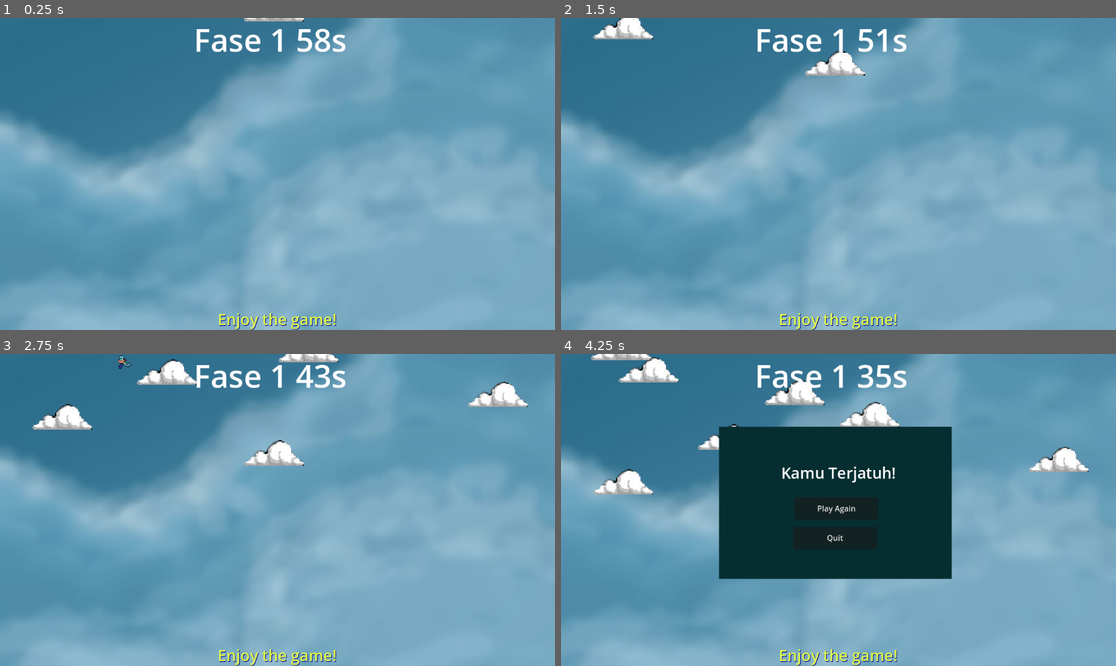
Above: before the commit, frames 1-4 (two rows, left to right).
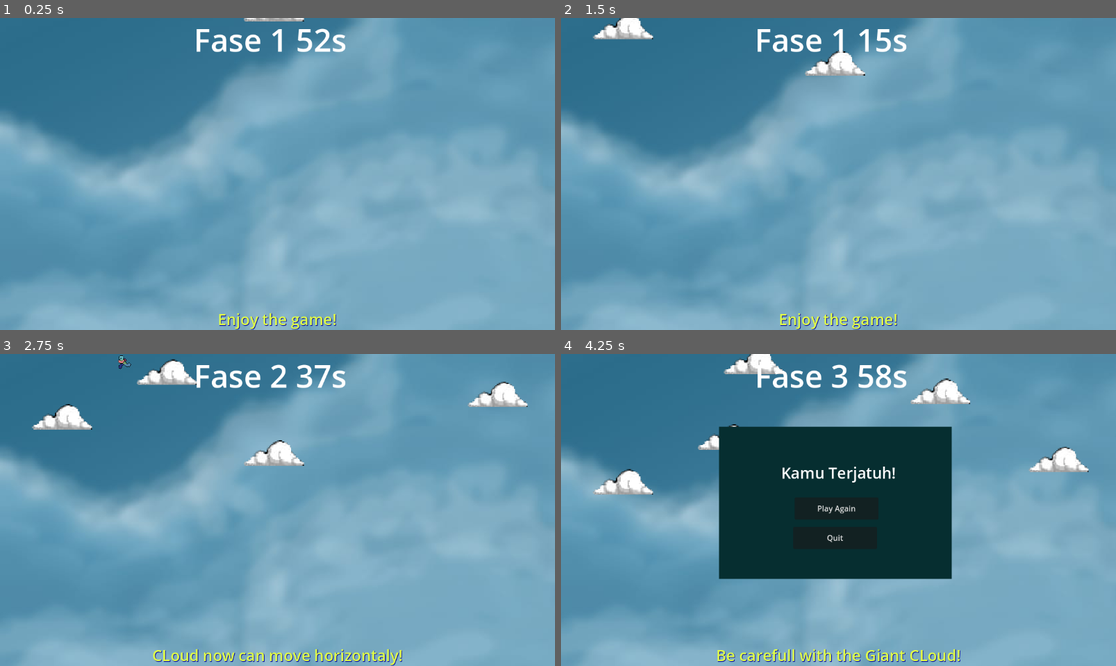
Above: after the commit, the same moments.

Repository: Arturoo-mp4/cloud_sky
Game: Godot game, scene res://scene/main.tscn
The game is run twice, just before and just after one commit, with the same random seed, the same clock (stepped at 60 frames per second) and the same inputs.
Inputs (mouse positions are in pixels of both pictures, inside the frame that each line leads up to):
- Up to frame 1 (0.25 s): no input
- Up to frame 2 (1.5 s): tap Enter (ui_accept) at 0.5, 0.77 s; move the mouse to (960, 158) at 0.52 s; press the mouse at (960, 158) at 0.53 s; move the mouse to (727, 189) at 1.27 s; release the mouse at (727, 189) at 1.28 s; tap D (maju_kanann) at 1.35 s
- Up to frame 3 (2.75 s): tap Enter (ui_accept) at 1.52 s; move the mouse to (333, 441) at 2.02 s; hold A (maju_kiri) from 2.03 s (still down)
- Up to frame 4 (4.25 s): move the mouse to (810, 572) at 2.77 s; release A (maju_kiri) at 2.78 s; click (810, 572) at 2.85 s; tap Enter (ui_accept) at 3.02, 3.77 s; move the mouse to (1005, 556) at 3.52 s; hold D (maju_kanann) from 3.53 s (still down)

The runs differ from the first frame. In frame 1, 0.1% of the frame differs, in the area x 56-60%, y 3-11%; in frame 2, 0.2%; in frame 3, 1.6%; in frame 4, 4.0%, in the area x 5-74%, y 0-100%.

Commit message:
add transition

Diff:
--- a/project.godot
+++ b/project.godot
@@ -19,6 +19,7 @@
 
 PhaseManager="*res://script/PhaseManager.gd"
 boss_mati="*res://boss_mati.gd"
+Transition="*res://scene/transition.tscn"
 
 [input]
 
--- a/scene/portal.tscn
+++ b/scene/portal.tscn
@@ -74,4 +74,12 @@
 position = Vector2(-271, 375)
 shape = SubResource("RectangleShape2D_d314w")
 
+[node name="CollisionShape2D2" type="CollisionShape2D" parent="Platform"]
+position = Vector2(602, 662)
+shape = SubResource("RectangleShape2D_d314w")
+
+[node name="CollisionShape2D3" type="CollisionShape2D" parent="Platform"]
+position = Vector2(-1532, 659)
+shape = SubResource("RectangleShape2D_d314w")
+
 [connection signal="body_entered" from="Area2D" to="." method="_on_area_2d_body_entered"]
--- /dev/null
+++ b/scene/transition.gd
@@ -0,0 +1,32 @@
+extends CanvasLayer
+
+@onready var fade_rect: ColorRect = $FadeRect
+
+func _ready() -> void:
+	layer = 99
+	fade_rect.color = Color(0, 0, 0, 0)
+	fade_rect.mouse_filter = Control.MOUSE_FILTER_IGNORE
+
+func ganti_scene(path: String, durasi_hold: float = 1.0) -> void:
+	fade_rect.mouse_filter = Control.MOUSE_FILTER_STOP
+
+	# FADE IN -> layar jadi gelap
+	var tween_in = create_tween()
+	tween_in.tween_property(fade_rect, "color:a", 1.0, 0.5)
+	await tween_in.finished
+
+	# HOLD -> diem beberapa detik gelap total
+	await get_tree().create_timer(durasi_hold).timeout
+
+	# GANTI SCENE pas layar masih gelap
+	get_tree().change_scene_to_file(path)
+
+	# tunggu 1 frame biar scene baru beneran kelar dimuat
+	await get_tree().process_frame
+
+	# FADE OUT -> nampilin scene baru
+	var tween_out = create_tween()
+	tween_out.tween_property(fade_rect, "color:a", 0.0, 0.5)
+	await tween_out.finished
+
+	fade_rect.mouse_filter = Control.MOUSE_FILTER_IGNORE
--- /dev/null
+++ b/scene/transition.tscn
@@ -0,0 +1,14 @@
+[gd_scene load_steps=2 format=3 uid="uid://cxrb2ytaoglou"]
+
+[ext_resource type="Script" uid="uid://uldy3l2r01mx" path="res://script/transition.gd" id="1_hpshh"]
+
+[node name="Transition" type="CanvasLayer"]
+script = ExtResource("1_hpshh")
+
+[node name="FadeRect" type="ColorRect" parent="."]
+anchors_preset = 15
+anchor_right = 1.0
+anchor_bottom = 1.0
+grow_horizontal = 2
+grow_vertical = 2
+color = Color(0, 0, 0, 1)
--- a/script/PhaseManager.gd
+++ b/script/PhaseManager.gd
@@ -16,7 +16,7 @@
 func _process(delta: float) -> void:
 	if not is_game_aktif:
 		return
-	time += 0.1
+	time += 0.5
 
 	_update_phase()
 
--- a/script/main.gd
+++ b/script/main.gd
@@ -41,9 +41,10 @@
 	portal.show()
 
 
-	#_camera_transition()
+	_camera_transition()
 
 func _camera_transition() -> void:
+	camera_2d.reparent($Player)
 	var tween = create_tween()
 	tween.tween_property(camera_2d, "zoom", Vector2(1.0, 1.0), 2)
 	tween.set_ease(Tween.EASE_OUT)
--- a/script/portal.gd
+++ b/script/portal.gd
@@ -15,4 +15,4 @@
 
 func _on_area_2d_body_entered(body: CharacterBody2D) -> void:
 	print("Level 5!")
-	get_tree().change_scene_to_file("res://scene/boss_map.tscn")
+	Transition.ganti_scene("res://scene/boss_map.tscn", 1.5)
--- /dev/null
+++ b/script/transition.gd
@@ -0,0 +1,33 @@
+extends CanvasLayer
+
+@onready var color_rect: ColorRect = $FadeRect
+
+
+func _ready() -> void:
+	layer = 99
+	color_rect.color = Color(0, 0, 0, 0)
+	color_rect.mouse_filter = Control.MOUSE_FILTER_IGNORE
+
+func ganti_scene(path: String, durasi_hold: float = 1.0) -> void:
+	color_rect.mouse_filter = Control.MOUSE_FILTER_STOP
+
+	# FADE IN -> layar jadi gelap
+	var tween_in = create_tween()
+	tween_in.tween_property(color_rect, "color:a", 1.0, 0.5)
+	await tween_in.finished
+
+	# HOLD -> diem beberapa detik gelap total
+	await get_tree().create_timer(durasi_hold).timeout
+
+	# GANTI SCENE pas layar masih gelap
+	get_tree().change_scene_to_file(path)
+
+	# tunggu 1 frame biar scene baru beneran kelar dimuat
+	await get_tree().process_frame
+
+	# FADE OUT -> nampilin scene baru
+	var tween_out = create_tween()
+	tween_out.tween_property(color_rect, "color:a", 0.0, 0.5)
+	await tween_out.finished
+
+	color_rect.mouse_filter = Control.MOUSE_FILTER_IGNORE
--- a/script/wind_script.gd
+++ b/script/wind_script.gd
@@ -39,7 +39,7 @@
 			label.visible = true
 			angin_lvl_4.play()
 			durasi_angin += delta
-			print("angin durasi: ", durasi_angin )
+			print("angin durasi: ", int(durasi_angin) )
 			player.angin  += 2 * arah_angin
 			if durasi_angin >= 2:
 				durasi_angin = 0
Not shown, added: scene/transition.gd.uid
Not shown, added: script/transition.gd.uid
